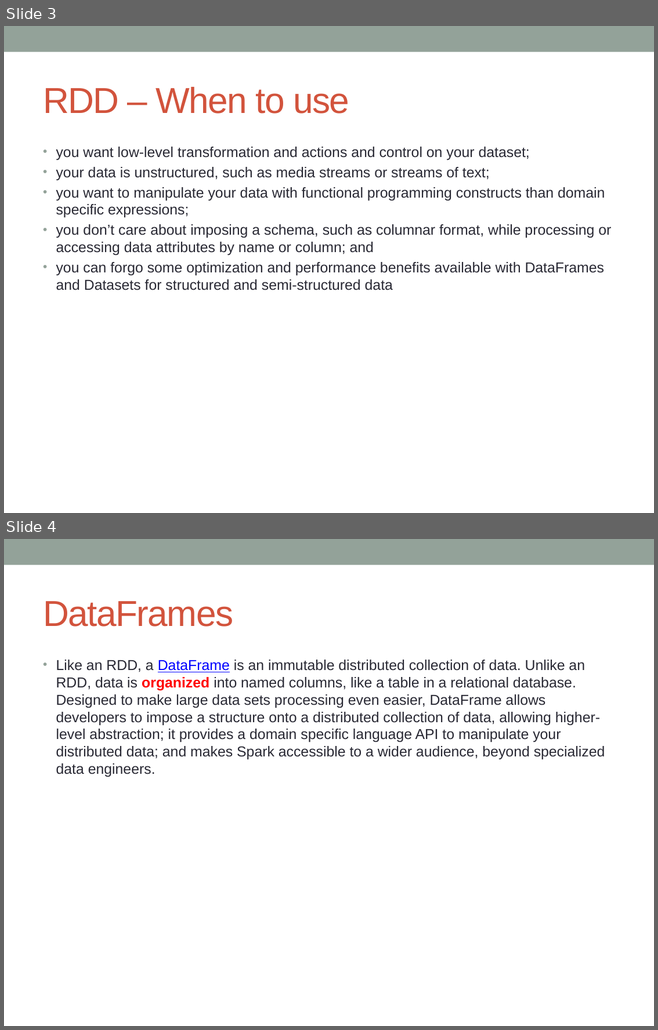
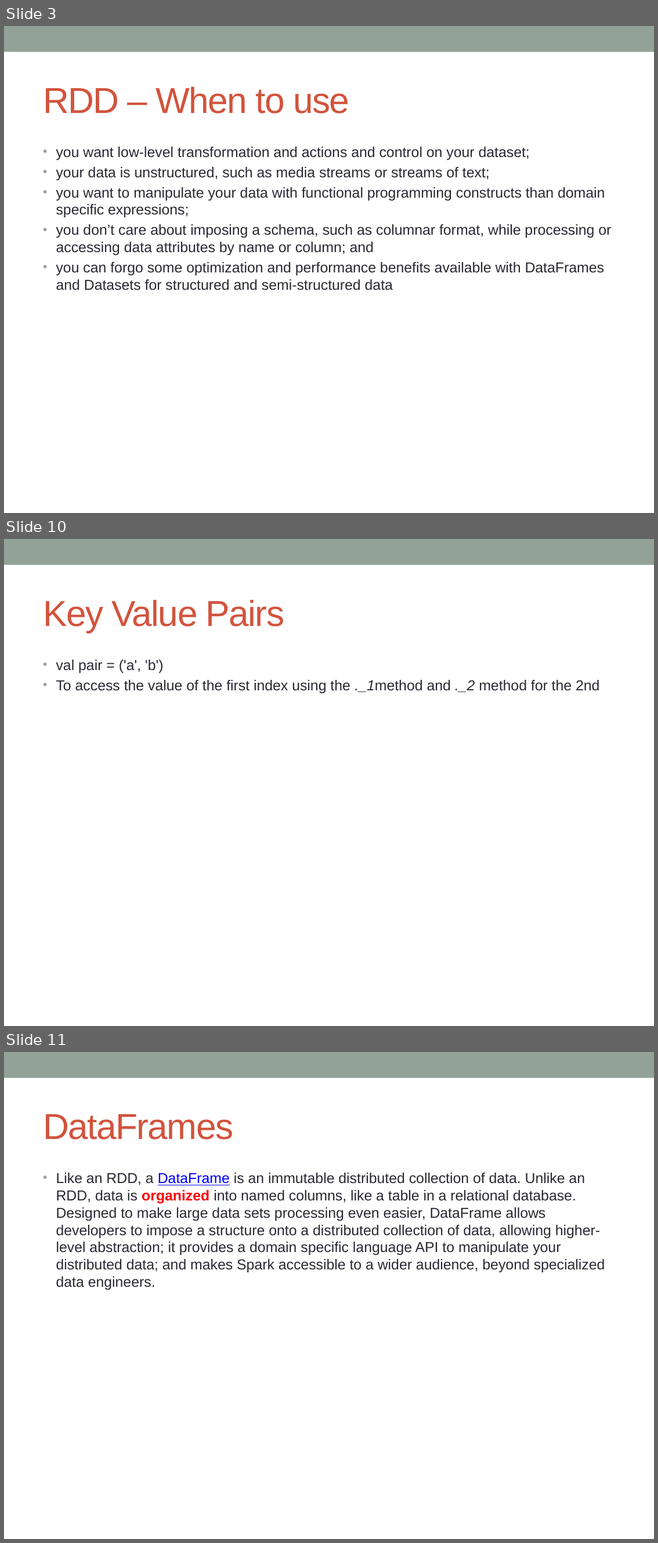
Before and after one commit to notionquest/ProjectDocumentation, a slide deck: Spark.pptx. Shown one above the other, each under a label of ours: slides 3 and 4 before the commit, slides 3, 10 and 11 after it; the slides between them are not shown. The pictures are 658x1030 and 658x1543 pixels, drawn with LibreOffice and Linux fonts; fonts in the diff are those of the drawing. Boxes give left, top, right and bottom in pixels: in the first picture for what was removed or moved away, otherwise in the second. Text is boxed around its words. In the diff, an @@ line names an element or a change of style, - is before the commit and + after.

```diff
--- a/Spark.pptx
+++ b/Spark.pptx
@@ slide 10 added at box(4, 539, 654, 1026), background #FFFFFF; not listed: 1 template element that a slide beside it also shows @@
@@ title added at box(43, 600, 284, 633), 40 pt, text #D2533C @@
+Key Value Pairs
@@ text added at box(56, 660, 599, 693), 16 pt, text #292934 @@
+• val pair = ('a', 'b')
+• To access the value of the first index using the ._1method and ._2 method for the 2nd
@@ what was slide 4 is now slide 11 @@
```
Also in this commit, not shown: 1 slide changed, 7 other slides added.
